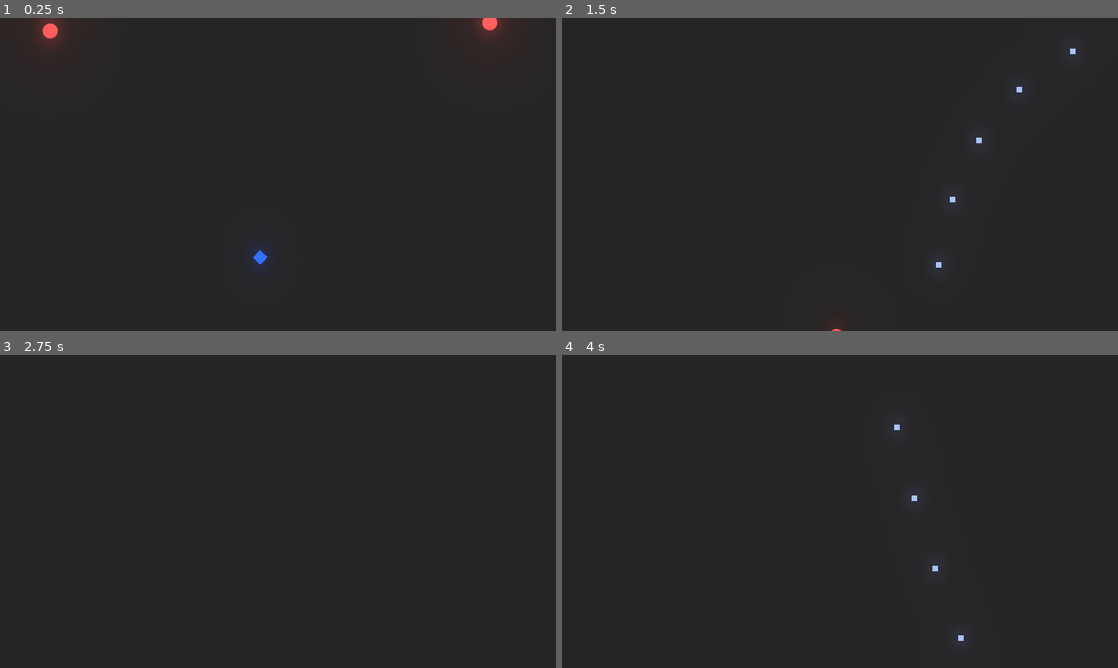
Above: before the commit, frames 1-4 (two rows, left to right).
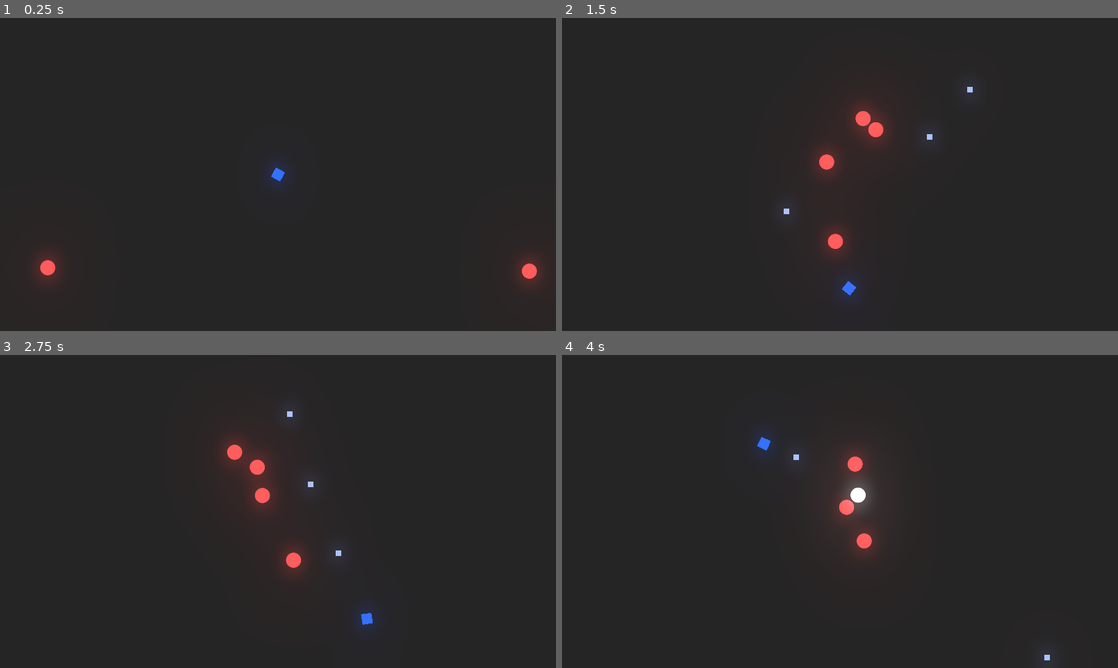
Above: after the commit, the same moments.

Repository: Talamander/unexpected-jam
Game: Godot game, scene res://Level/Arena.tscn
Two runs of this game, one before a commit and one after it. Both use one fixed random seed, a clock stepped at 60 frames per second and the inputs below.
Inputs (mouse positions are in pixels of both pictures, inside the frame that each line leads up to):
- Up to frame 1 (0.25 s): no input
- Up to frame 2 (1.5 s): move the mouse to (962, 158) at 0.52 s; press the mouse at (962, 158) at 0.53 s; hold Right (ui_right) 0.53-1.28 s; move the mouse to (728, 190) at 1.27 s; release the mouse at (728, 190) at 1.28 s; hold Down (ui_down) from 1.28 s (still down); click (728, 190) at 1.35 s
- Up to frame 3 (2.75 s): move the mouse to (333, 442) at 2.02 s; release Down (ui_down) at 2.03 s; press the mouse at (333, 442) at 2.03 s; hold Right (ui_right) from 2.03 s (still down)
- Up to frame 4 (4 s): move the mouse to (812, 574) at 2.77 s; release Right (ui_right) at 2.78 s; release the mouse at (812, 574) at 2.78 s; hold Up (ui_up) 2.78-3.53 s; click (812, 574) at 2.85 s; move the mouse to (1006, 558) at 3.52 s; press the mouse at (1006, 558) at 3.53 s; hold Left (ui_left) from 3.53 s (still down)

The runs differ from the first frame. In frame 1, 1.9% of the frame differs, in the area x 6-98%, y 0-86%; in frame 2, 2.0%; in frame 3, 2.0%; in frame 4, 2.2%, in the area x 34-88%, y 22-98%.

Commit message:
Camera and Borders Implementation
I added a rough idea for camera movement and some map limits

Diff:
--- a/Level/Arena.tscn
+++ b/Level/Arena.tscn
@@ -11,11 +11,33 @@
 glow_blend_mode = 0
 glow_bicubic_upscale = true
 
+[sub_resource type="RectangleShape2D" id=2]
+extents = Vector2( 1722.4, 10 )
+
+[sub_resource type="RectangleShape2D" id=3]
+extents = Vector2( 1723.17, 10 )
+
+[sub_resource type="RectangleShape2D" id=4]
+extents = Vector2( 12.2675, 975.305 )
+
+[sub_resource type="RectangleShape2D" id=5]
+extents = Vector2( 14.7296, 975.523 )
+
 [node name="Arena" type="Node2D"]
 script = ExtResource( 2 )
 
 [node name="Player" parent="." instance=ExtResource( 1 )]
 position = Vector2( 299.546, 275.37 )
+
+[node name="Camera2D" type="Camera2D" parent="Player"]
+current = true
+process_mode = 0
+smoothing_enabled = true
+smoothing_speed = 2.3
+drag_margin_left = 0.3
+drag_margin_top = 0.3
+drag_margin_right = 0.3
+drag_margin_bottom = 0.3
 
 [node name="WorldEnvironment" type="WorldEnvironment" parent="."]
 environment = SubResource( 1 )
@@ -31,3 +53,26 @@
 
 [node name="BasicEnemy4" parent="." instance=ExtResource( 3 )]
 position = Vector2( -35.139, 410.3 )
+
+[node name="Wall" type="StaticBody2D" parent="."]
+
+[node name="CollisionShape2D" type="CollisionShape2D" parent="Wall"]
+modulate = Color( 0.027451, 0.27451, 0.054902, 1 )
+position = Vector2( 116.436, -648.899 )
+shape = SubResource( 2 )
+
+[node name="CollisionShape2D2" type="CollisionShape2D" parent="Wall"]
+modulate = Color( 0.027451, 0.27451, 0.054902, 1 )
+position = Vector2( 115.673, 1299.96 )
+scale = Vector2( 1, 1.091 )
+shape = SubResource( 3 )
+
+[node name="CollisionShape2D3" type="CollisionShape2D" parent="Wall"]
+modulate = Color( 0.027451, 0.27451, 0.054902, 1 )
+position = Vector2( -1593.3, 313.692 )
+shape = SubResource( 4 )
+
+[node name="CollisionShape2D4" type="CollisionShape2D" parent="Wall"]
+modulate = Color( 0.027451, 0.27451, 0.054902, 1 )
+position = Vector2( 1825.78, 319.904 )
+shape = SubResource( 5 )
Not shown: 1 places in Level/Arena.tscn that only renumber resources
